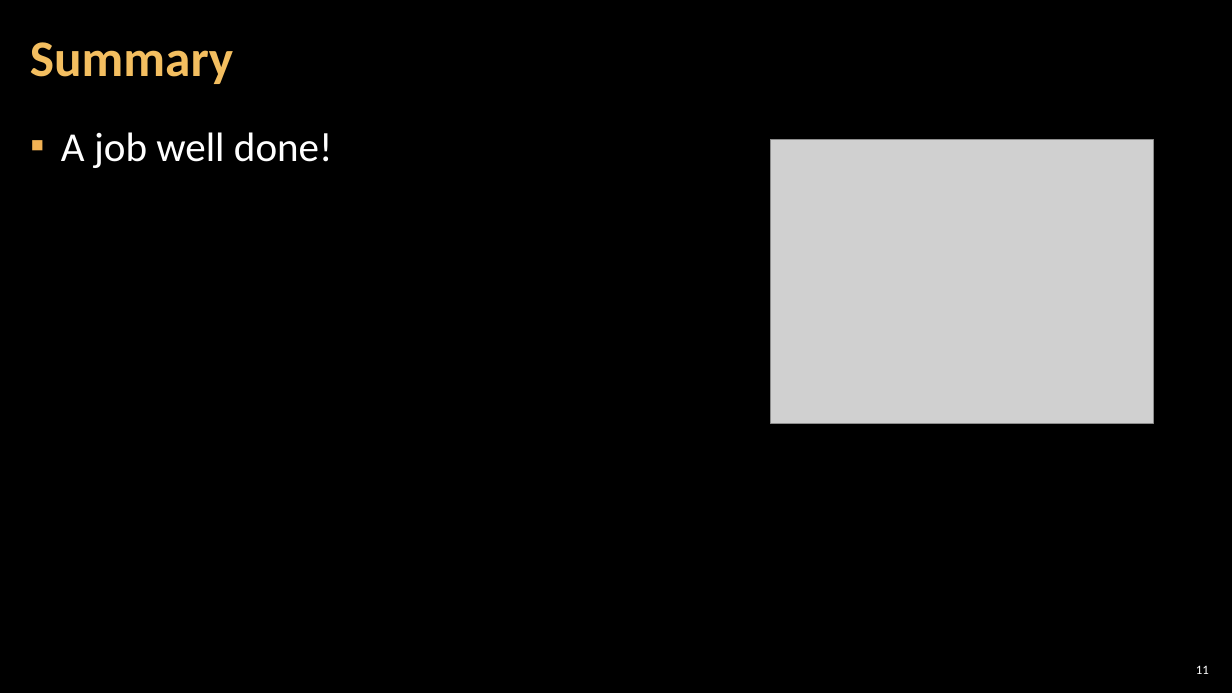
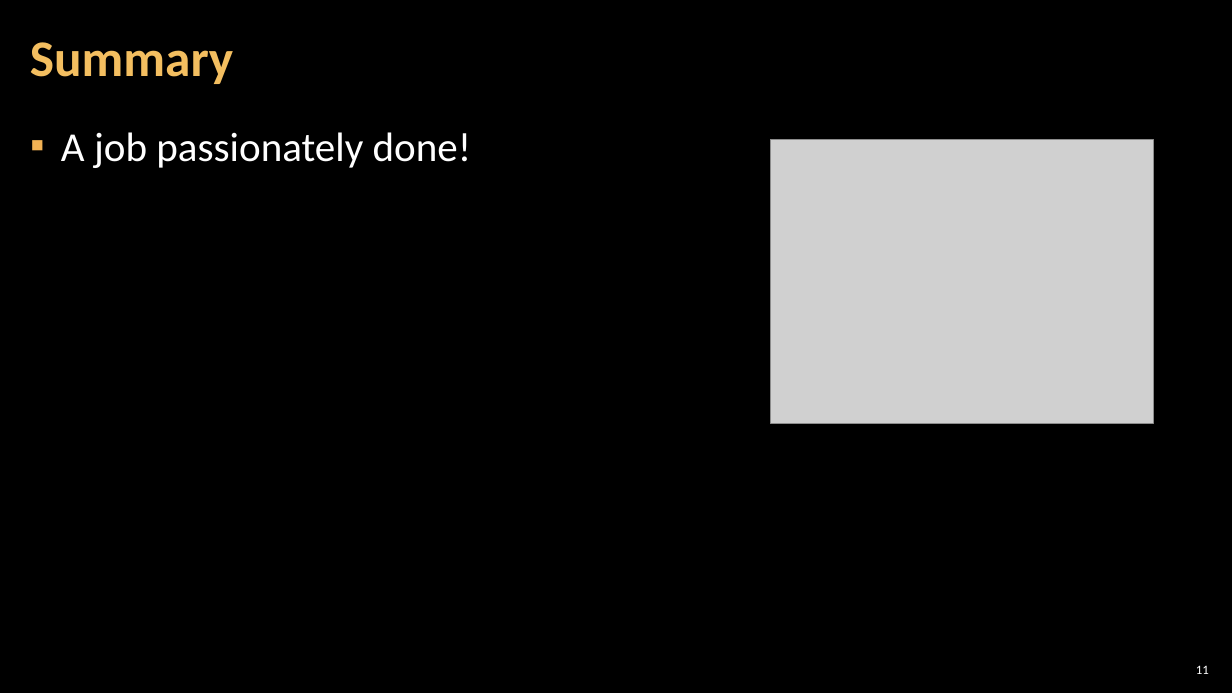
Before and after one commit to vankatabe/Feijoa, a slide deck: slide 11 of Documentation/SoftUni-QA_Automation-BlogProject-Feijoa-Features.pptx. Drawn at 1232x693 pixels with LibreOffice and Linux fonts; fonts in the diff are those of the drawing; grey boxes stand for pictures; background and template pictures are left out. Boxes give left, top, right and bottom in pixels: in the first picture for what was removed or moved away, otherwise in the second. Text is boxed around its words. In the diff, an @@ line names an element or a change of style, - is before the commit and + after.

```diff
--- a/Documentation/SoftUni-QA_Automation-BlogProject-Feijoa-Features.pptx
+++ b/Documentation/SoftUni-QA_Automation-BlogProject-Feijoa-Features.pptx
@@ text at (x1=61, y1=132, x2=472, y2=168): text changed @@
-▪ A job well done!
+▪ A job passionately done!
```
Also in this commit, not shown: 8 other slides changed, 5 other files.
